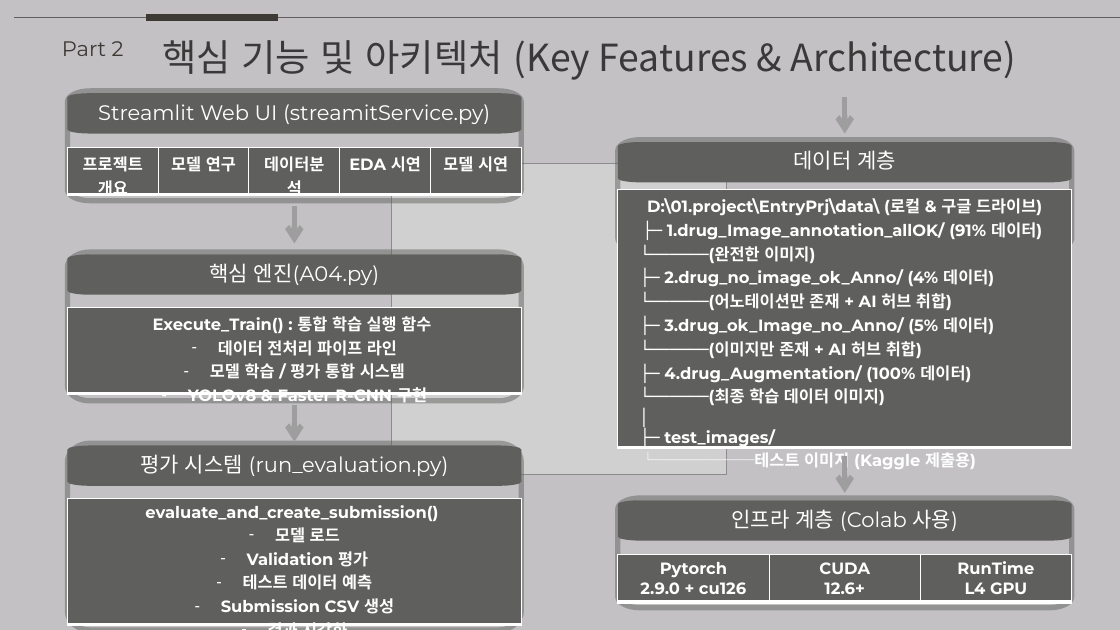
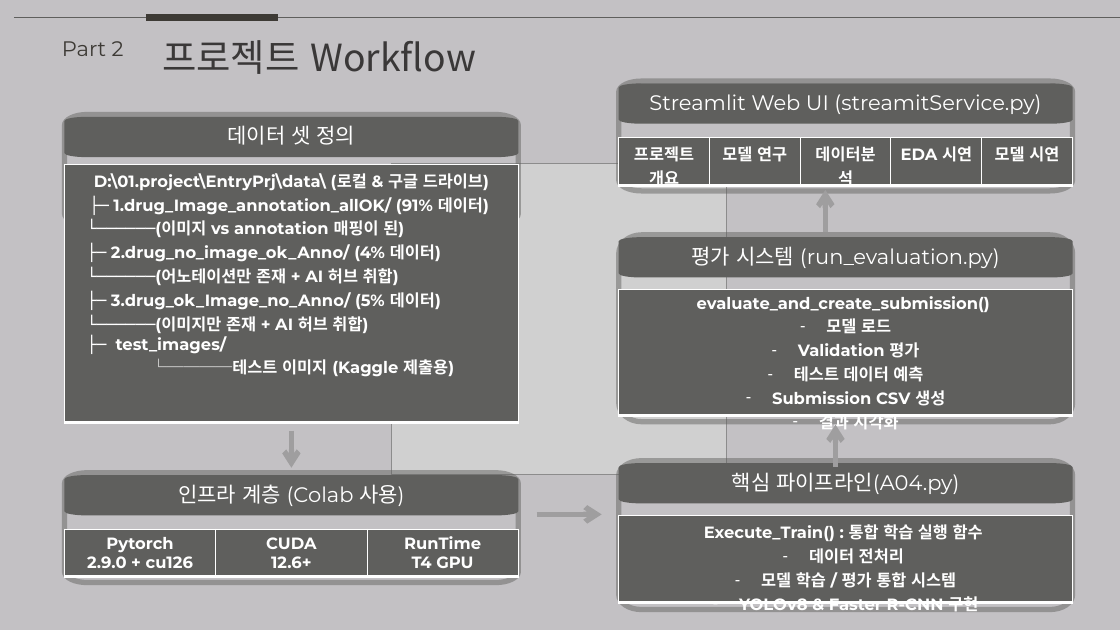
Before and after one commit to NararaDak/EntryPrj, a slide deck: slide 4 of files/Best_One_Team_project.pptx (slide 5 before the commit). Drawn at 1120x630 pixels with LibreOffice and Linux fonts; fonts in the diff are those of the drawing; grey boxes stand for pictures. Boxes give left, top, right and bottom in pixels: in the first picture for what was removed or moved away, otherwise in the second. Text is boxed around its words. In the diff, an @@ line names an element or a change of style, - is before the commit and + after.

Commit message:
part1,2 앞에 슬라이드 3장 update

```diff
--- a/files/Best_One_Team_project.pptx
+++ b/files/Best_One_Team_project.pptx
@@ text at (162,40,476,74): text changed @@
-핵심 기능 및 아키텍처 (Key Features & Architecture)
+프로젝트 Workflow
@@ freeform shape "Streamlit Web UI (streamitService.py)": place and size @@
-freeform shape "Streamlit Web UI (streamitService.py)" at (67,93,521,134)
+freeform shape "Streamlit Web UI (streamitService.py)" at (619,83,1073,124)
@@ freeform shape: place and size @@
-freeform shape at (67,91,521,201)
+freeform shape at (619,82,1073,192)
@@ 4 freeform shapes, 1 table, 1 arrow: place and size @@
-4 freeform shapes, 1 table, 1 arrow at (618,139,1072,608)
+4 freeform shapes, 1 table, 1 arrow at (65,114,518,583)
@@ text in freeform shape at (228,125,356,145): text changed @@
-데이터 계층
+데이터 셋 정의
@@ table: place and size @@
-table at (67,147,521,383)
+table at (619,138,1073,192)
@@ table at (65,164,518,423) @@
-row 1, column 1: D:\01.project\EntryPrj\data\ (로컬 & 구글 드라이브) / ├─ 1.drug_Image_annotation_allOK/ (91% 데이터) / └──────(완전한 이미지) / ├─ 2.drug_no_image_ok_Anno/ (4% 데이터) / └──────(어노테이션만 존재 + AI 허브 취합) / ├─ 3.drug_ok_Image_no_Anno/ (5% 데이터) / └──────(이미지만 존재 + AI 허브 취합) / ├─ 4.drug_Augmentation/ (100% 데이터) / └──────(최종 학습 데이터 이미지) / │ / ├─ test_images/ / └──────테스트 이미지 (Kaggle 제출용)
+row 1, column 1: D:\01.project\EntryPrj\data\ (로컬 & 구글 드라이브) / ├─ 1.drug_Image_annotation_allOK/ (91% 데이터) / └──────(이미지 vs annotation 매핑이 된) / ├─ 2.drug_no_image_ok_Anno/ (4% 데이터) / └──────(어노테이션만 존재 + AI 허브 취합) / ├─ 3.drug_ok_Image_no_Anno/ (5% 데이터) / └──────(이미지만 존재 + AI 허브 취합) / ├─ test_images/ / └────테스트 이미지 (Kaggle 제출용)
@@ table: place and size @@
-table at (618,189,1072,476)
+table at (65,164,518,423)
@@ arrow moved from (845, 97) - (845, 134) to (826, 232) - (826, 190) @@
@@ freeform shape "평가 시스템 (run_evaluation.py)": place and size @@
-freeform shape "평가 시스템 (run_evaluation.py)" at (67,445,521,486)
+freeform shape "평가 시스템 (run_evaluation.py)" at (619,237,1073,277)
@@ freeform shape: place and size @@
-freeform shape at (67,444,521,630)
+freeform shape at (619,235,1073,422)
@@ table: place and size @@
-table at (67,498,521,624)
+table at (619,290,1073,433)
@@ arrow moved from (294, 405) - (294, 442) to (836, 467) - (836, 424) @@
@@ freeform shape: place and size @@
-freeform shape at (67,252,521,401)
+freeform shape at (619,461,1073,610)
@@ freeform shape "핵심 파이프라인(A04.py)": place and size @@
-freeform shape "핵심 파이프라인(A04.py)" at (67,255,521,295)
+freeform shape "핵심 파이프라인(A04.py)" at (619,463,1073,503)
@@ text in freeform shape at (732,472,959,494): text changed @@
-핵심 엔진(A04.py)
+핵심 파이프라인(A04.py)
@@ table at (65,529,518,577) @@
-row 1, column 3: RunTime / L4 GPU
+row 1, column 3: RunTime / T4 GPU
@@ arrow moved from (294, 207) - (294, 244) to (537, 514) - (602, 514) @@
@@ table at (619,516,1073,616) @@
-row 1, column 1: Execute_Train() : 통합 학습 실행 함수 / 데이터 전처리 파이프 라인 / 모델 학습 / 평가 통합 시스템 / YOLOv8 & Faster R-CNN 구현
+row 1, column 1: Execute_Train() : 통합 학습 실행 함수 / 데이터 전처리 / 모델 학습 / 평가 통합 시스템 / YOLOv8 & Faster R-CNN 구현
@@ table: place and size @@
-table at (67,307,521,547)
+table at (619,516,1073,616)
```
Also in this commit, not shown: 2 other slides changed, 1 slide removed.
